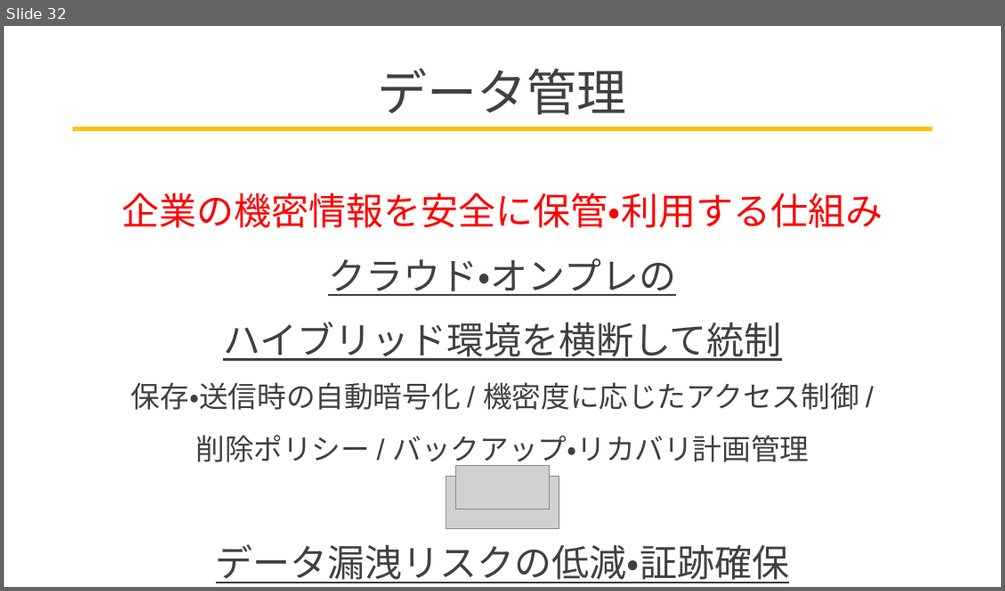
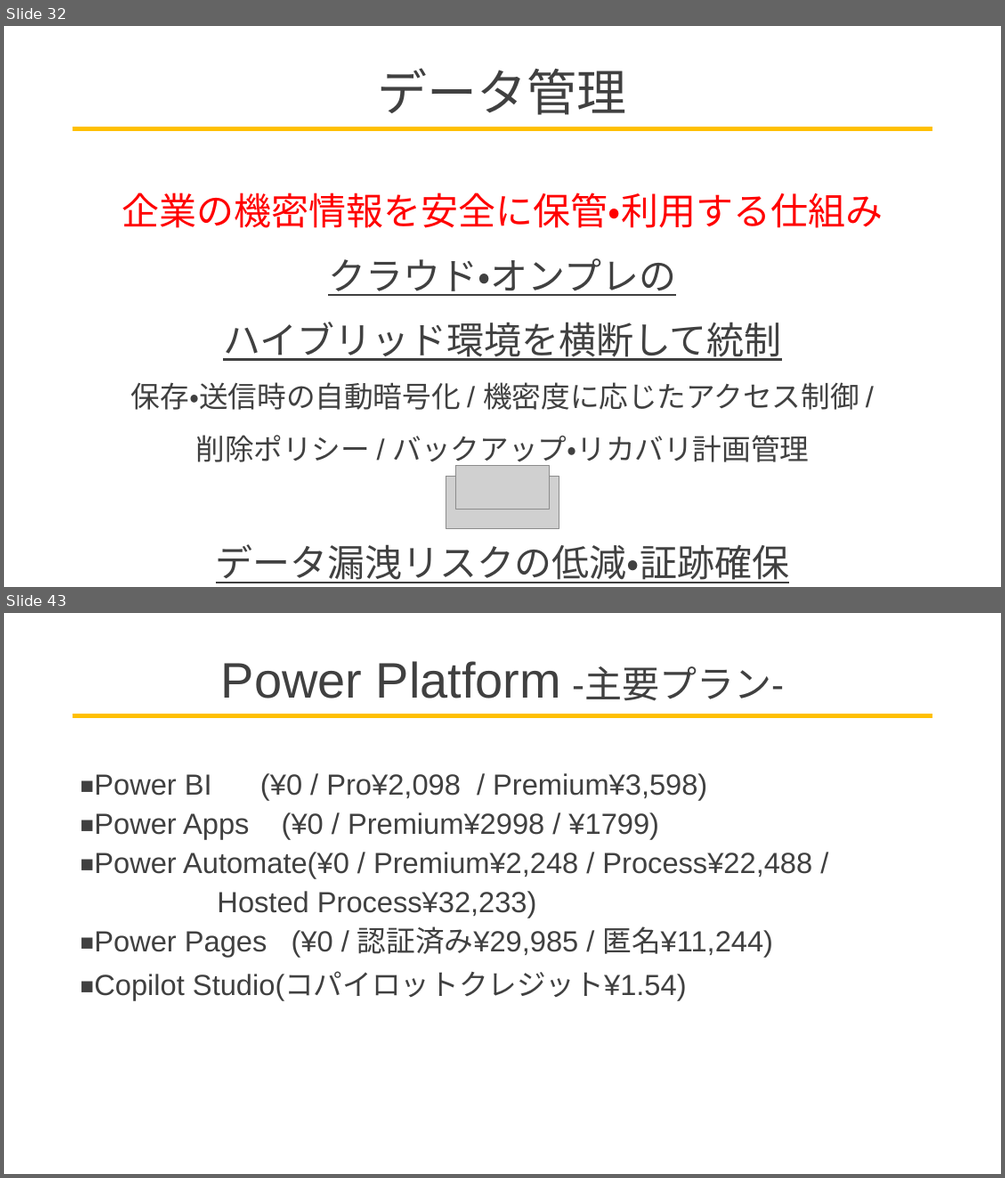
Before and after one commit to AeolusSoul/memo, a slide deck: 1-MSとは.pptx. Shown one above the other, each under a label of ours: slide 32 before the commit, slides 32 and 43 after it; the slides between them are not shown. The pictures are 1005x591 and 1005x1178 pixels, drawn with LibreOffice and Linux fonts; fonts in the diff are those of the drawing; grey boxes stand for pictures. Boxes give left, top, right and bottom in pixels: in the first picture for what was removed or moved away, otherwise in the second. Text is boxed around its words. In the diff, an @@ line names an element or a change of style, - is before the commit and + after.

```diff
--- a/1-MSとは.pptx
+++ b/1-MSとは.pptx
@@ slide 43 added at [4,613,1001,1174], background #FFFFFF; not listed: 1 template element that a slide beside it also shows @@
@@ title added at [221,661,784,701], 48 pt, text #404040 @@
+Power Platform -主要プラン-
@@ text added at [94,773,812,999], 28 pt, text #404040 @@
+◾️Power BI (¥0 / Pro¥2,098 / Premium¥3,598)
+◾️Power Apps (¥0 / Premium¥2998 / ¥1799)
+◾️Power Automate(¥0 / Premium¥2,248 / Process¥22,488 /
+Hosted Process¥32,233)
+◾️Power Pages (¥0 / 認証済み¥29,985 / 匿名¥11,244)
+◾️Copilot Studio(コパイロットクレジット¥1.54)
```
Also in this commit, not shown: 3 slides changed, 19 other slides added, 1 slide removed.
